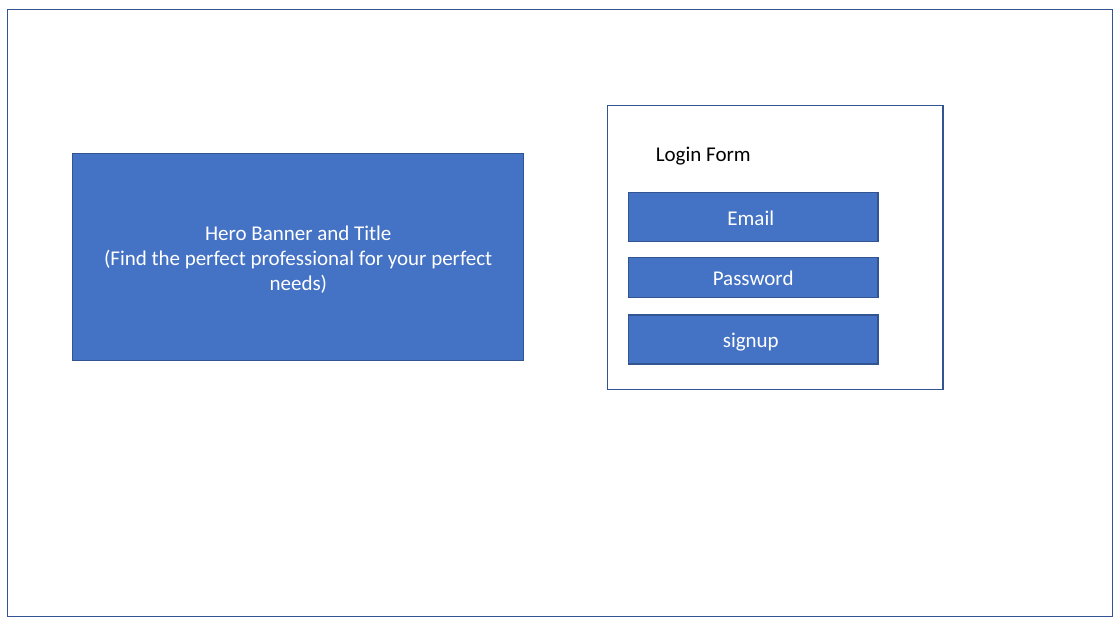
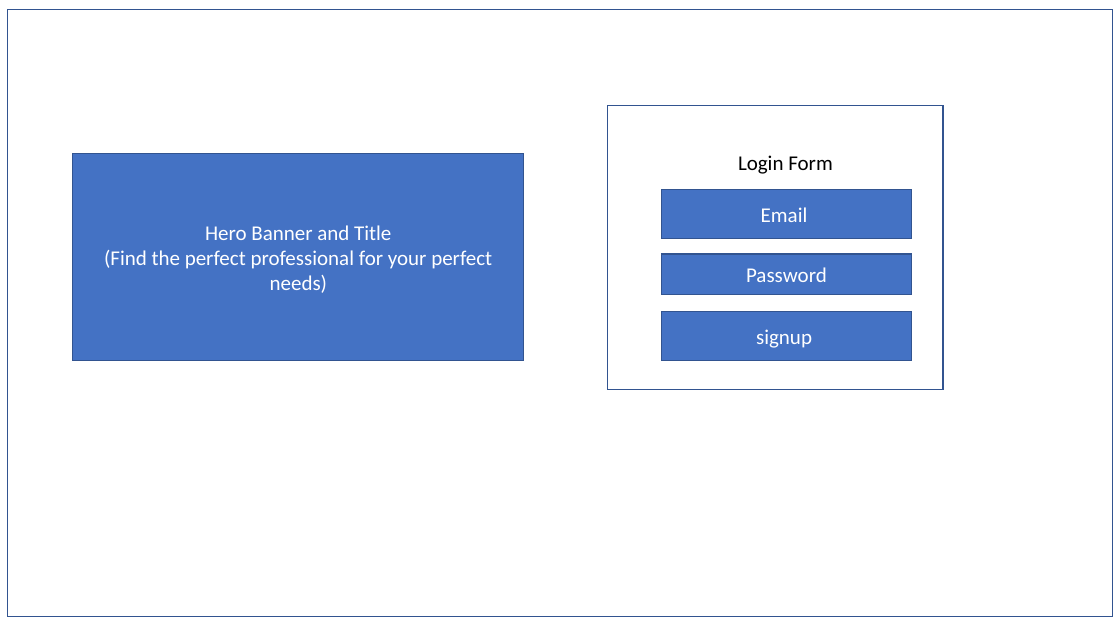
Before and after one commit to breakfireaus/Inter-book, a slide deck: slide 1 of File documents/Wireframe.pptx. Drawn at 1120x630 pixels with LibreOffice and Linux fonts; fonts in the diff are those of the drawing. Boxes give left, top, right and bottom in pixels: in the first picture for what was removed or moved away, otherwise in the second. Text is boxed around its words. In the diff, an @@ line names an element or a change of style, - is before the commit and + after.

```diff
--- a/File documents/Wireframe.pptx
+++ b/File documents/Wireframe.pptx
@@ text "Login Form": place and size @@
-text "Login Form" at [656, 146, 750, 165]
+text "Login Form" at [738, 155, 832, 174]
@@ 3 rectangles: place and size @@
-3 rectangles at [628, 192, 878, 364]
+3 rectangles at [662, 189, 912, 360]
```
Also in this commit, not shown: 4 other slides changed, 1 slide removed, 5 other files.
